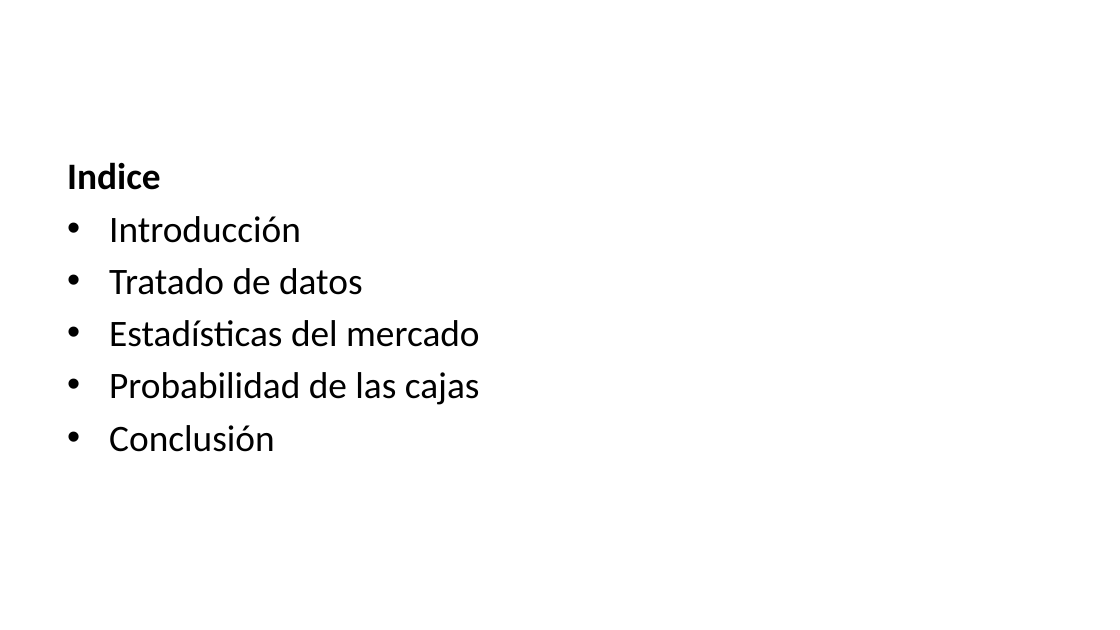
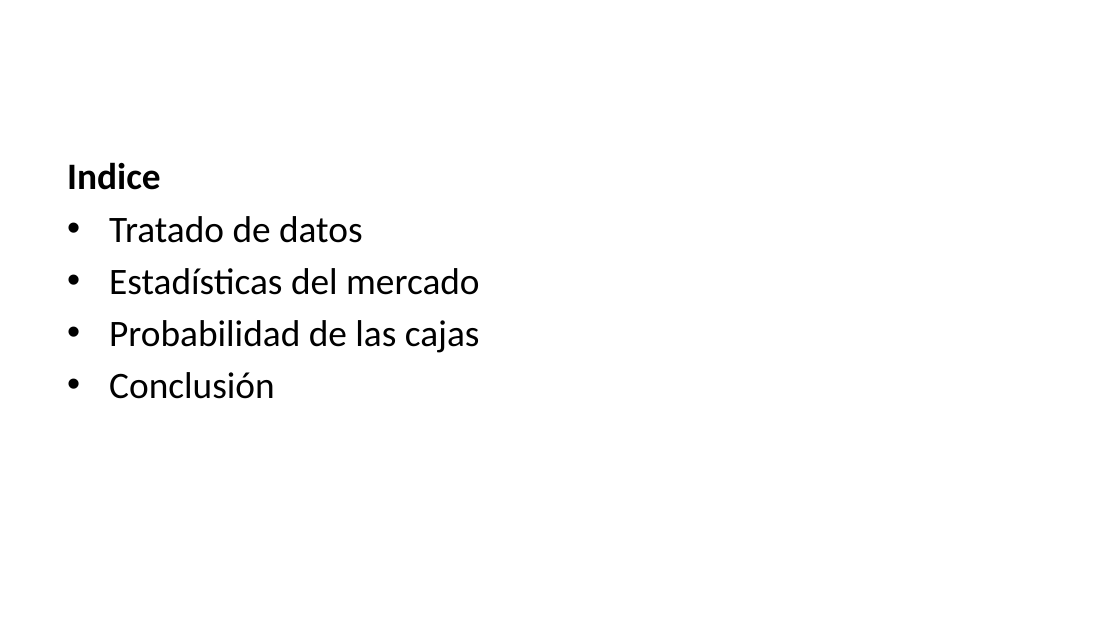
Before and after one commit to Pabloflopygame/CS2-research, a slide deck: slide 2 of Presentation.pptx. Drawn at 1120x630 pixels with LibreOffice and Linux fonts; fonts in the diff are those of the drawing. Boxes give left, top, right and bottom in pixels: in the first picture for what was removed or moved away, otherwise in the second. Text is boxed around its words. In the diff, an @@ line names an element or a change of style, - is before the commit and + after.

```diff
--- a/Presentation.pptx
+++ b/Presentation.pptx
@@ text at [109, 216, 301, 243]: paragraph removed @@
-• Introducción
```
Also in this commit, not shown: 2 other slides changed, 1 slide added, 3 other files.
